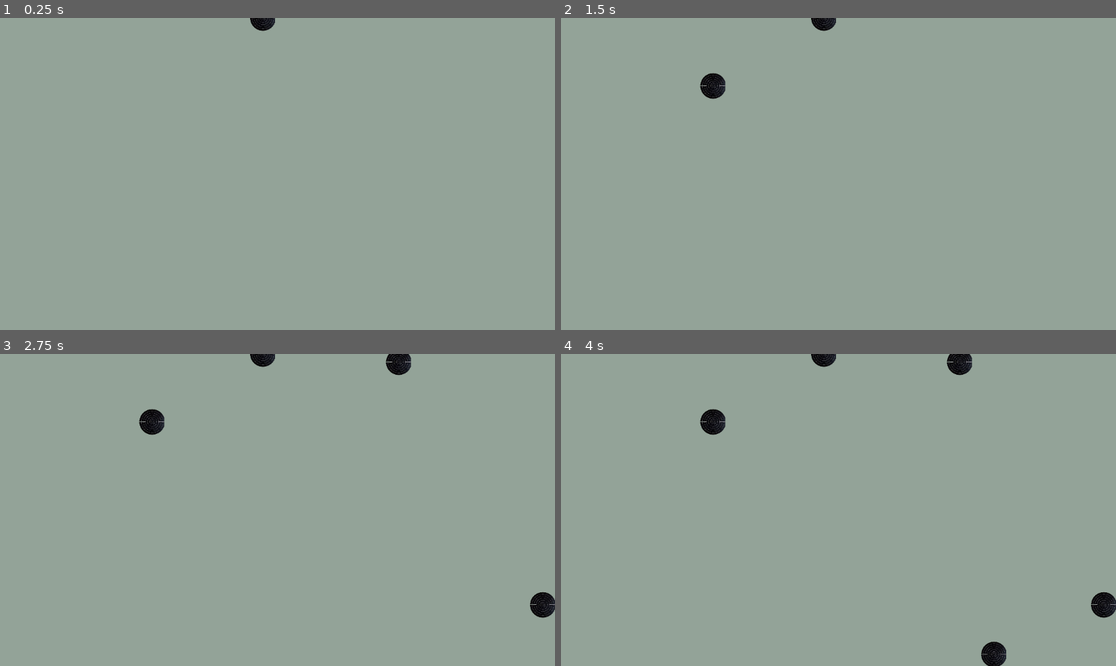
Above: before the commit, frames 1-4 (two rows, left to right).
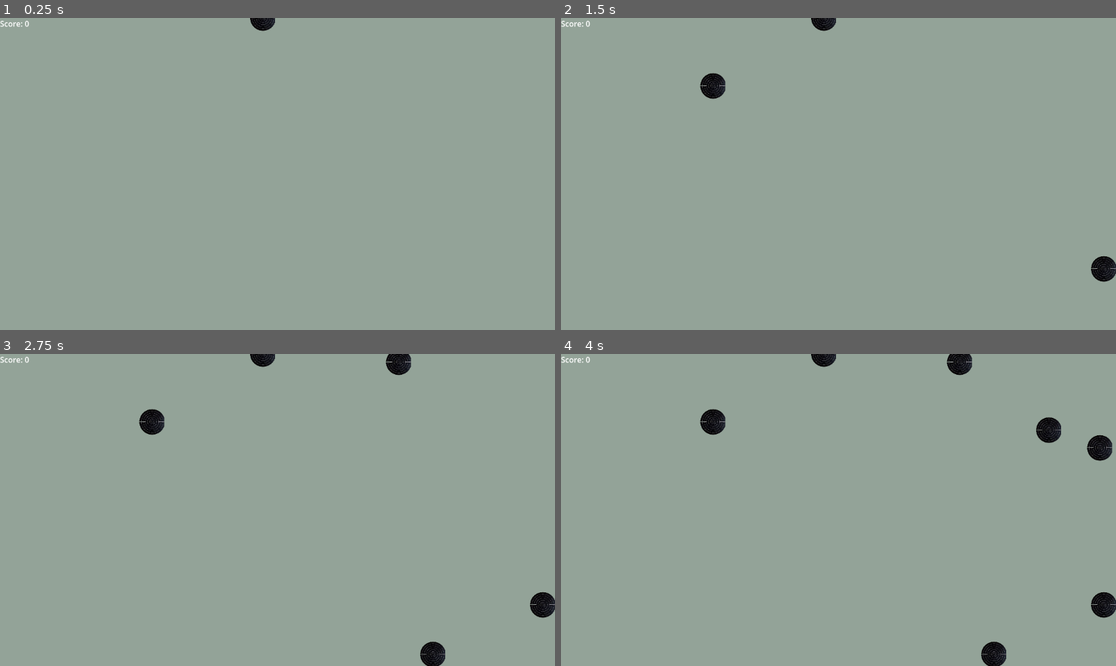
Above: after the commit, the same moments.

Repository: joaberch/godot-2playerGame
Game: Godot game, scene res://playground.tscn
The game is run twice, just before and just after one commit, with the same random seed, the same clock (stepped at 60 frames per second) and the same inputs.
Inputs (mouse positions are in pixels of both pictures, inside the frame that each line leads up to):
- Up to frame 1 (0.25 s): no input
- Up to frame 2 (1.5 s): tap Enter at 0.5 s; move the mouse to (960, 158) at 0.52 s; click (960, 158) at 0.6 s; tap Space at 1.25 s; move the mouse to (727, 189) at 1.27 s; click (727, 189) at 1.35 s
- Up to frame 3 (2.75 s): move the mouse to (333, 441) at 2.02 s; click (333, 441) at 2.1 s
- Up to frame 4 (4 s): move the mouse to (810, 572) at 2.77 s; click (810, 572) at 2.85 s; move the mouse to (1005, 556) at 3.52 s; click (1005, 556) at 3.6 s

The runs differ from the first frame. In frame 1, less than 0.1% of the frame differs, in the area x 0-6%, y 0-3%; in frame 2, 0.3%; in frame 3, 0.3%; in frame 4, 0.7%, in the area x 0-100%, y 0-35%.

Commit message:
Starting to save the score

Diff:
--- a/godot/project.godot
+++ b/godot/project.godot
@@ -15,6 +15,10 @@
 config/features=PackedStringArray("4.1", "Forward Plus")
 config/icon="res://img/cible.png"
 
+[autoload]
+
+Global="*res://script/global.gd"
+
 [input]
 
 mouse_click={
--- a/godot/script/cible.gd
+++ b/godot/script/cible.gd
@@ -13,6 +13,7 @@
 func kill():
 	# Cette fonction sera appelée pour tuer l'ennemi
 	queue_free()  # Détruisez l'ennemi
+	Global.score += 1
 
 func respawn():
 	# Cette fonction sera appelée pour réapparaître l'ennemi
--- /dev/null
+++ b/godot/script/global.gd
@@ -0,0 +1,3 @@
+extends Node
+var score
+var scorehaschanged
--- a/godot/script/playground.gd
+++ b/godot/script/playground.gd
@@ -3,16 +3,28 @@
 # Chargez la scène de l'ennemi (assurez-vous d'ajuster le chemin du fichier selon vos besoins)
 var enemy_scene = preload("res://cible.tscn")
 var timer = 0 #compte les frames
+var score = 0 #compte le score
+var boolean = false
 
-func _process(delta):
+func _process(_delta):
 	timer+=1
-	if timer % 50 == 0:	#how fast enemy spawn
+	if timer % 40 == 0:	#how fast enemy spawn
 		spawn_enemy()
 		timer = 0
 
 func _ready():
 	# Exemple d'utilisation de la méthode spawn_enemy
+	if !boolean:
+		Global.score = 0
+		boolean = true
+
 	spawn_enemy()
+
+	var score_label = Label.new()
+	score_label.horizontal_alignment = HORIZONTAL_ALIGNMENT_LEFT
+	score_label.vertical_alignment = VERTICAL_ALIGNMENT_TOP
+	score_label.text = "Score: " + str(Global.score)
+	add_child(score_label)
 
 func spawn_enemy():
 	# Créez une nouvelle instance de la classe Enemy (ennemi)
